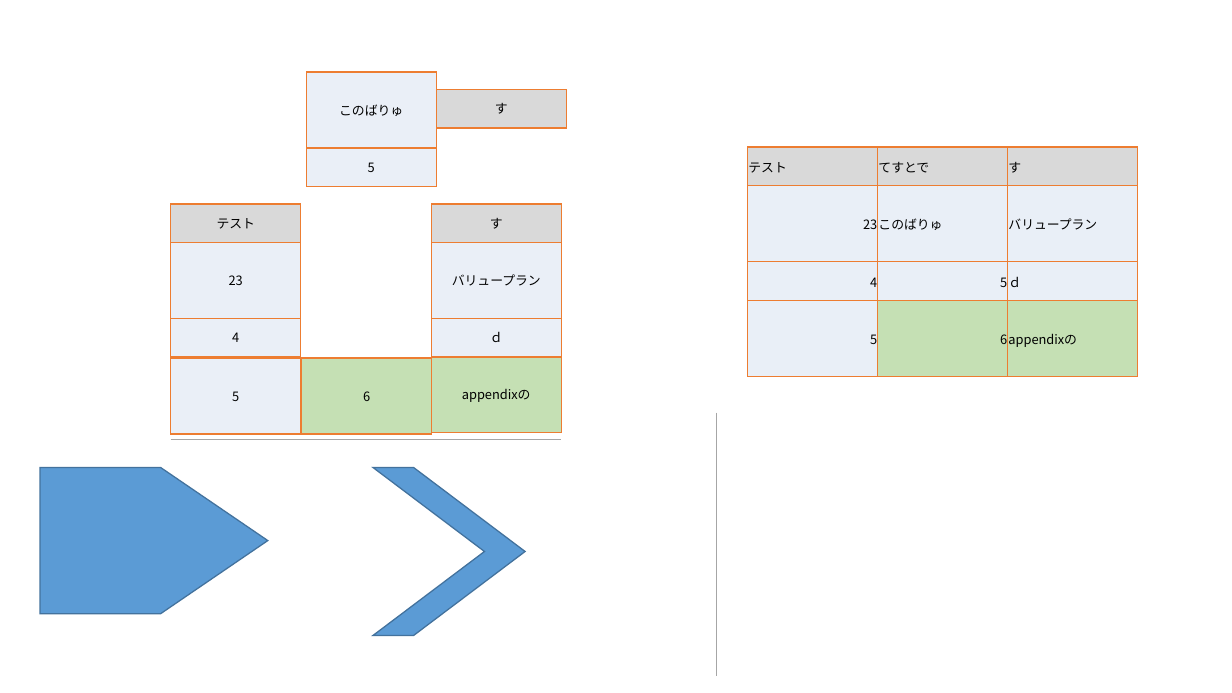
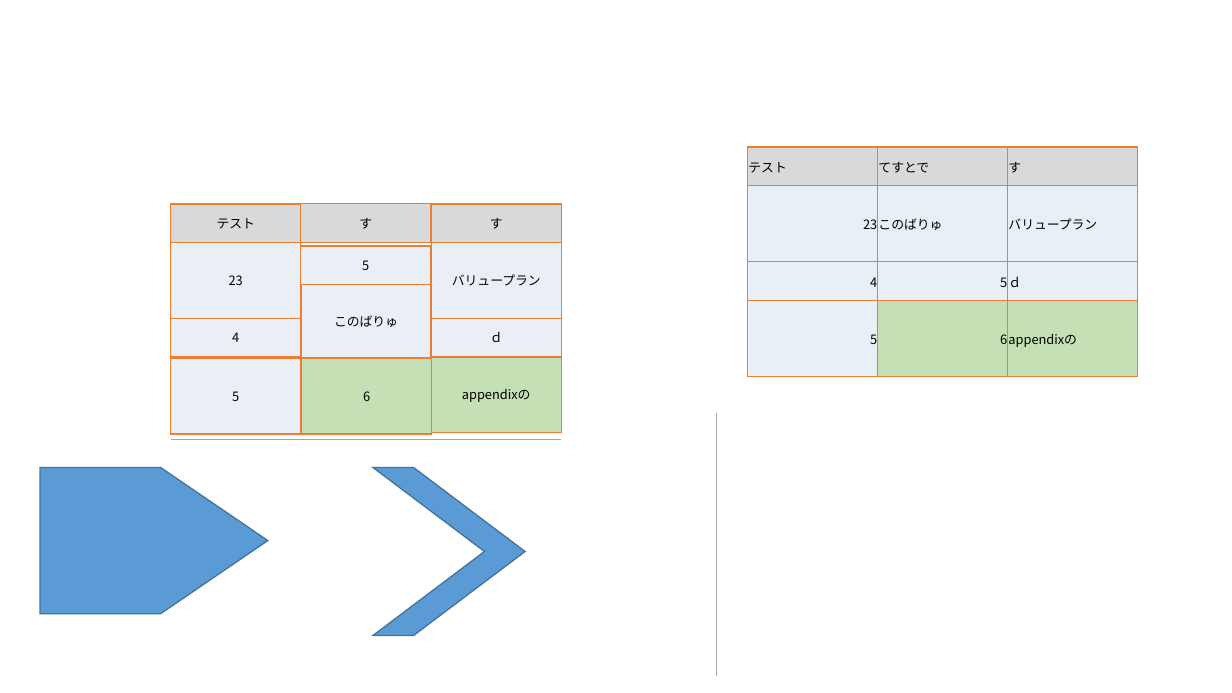
Before and after one commit to katsumi8/Tools, a slide deck: slide 1 of VBA_code.pptm. Drawn at 1232x693 pixels with LibreOffice and Linux fonts; fonts in the diff are those of the drawing. Boxes give left, top, right and bottom in pixels: in the first picture for what was removed or moved away, otherwise in the second. Text is boxed around its words. In the diff, an @@ line names an element or a change of style, - is before the commit and + after.

```diff
--- a/VBA_code.pptm
+++ b/VBA_code.pptm
@@ rectangle "す": place and size @@
-rectangle "す" at (436, 90, 567, 128)
+rectangle "す" at (300, 203, 431, 242)
@@ rectangle "5": place and size @@
-rectangle "5" at (306, 148, 436, 187)
+rectangle "5" at (300, 246, 431, 285)
@@ rectangle "このばりゅ": place and size @@
-rectangle "このばりゅ" at (306, 72, 436, 148)
+rectangle "このばりゅ" at (301, 283, 432, 359)
```
Also in this commit, not shown: 1 other file.
